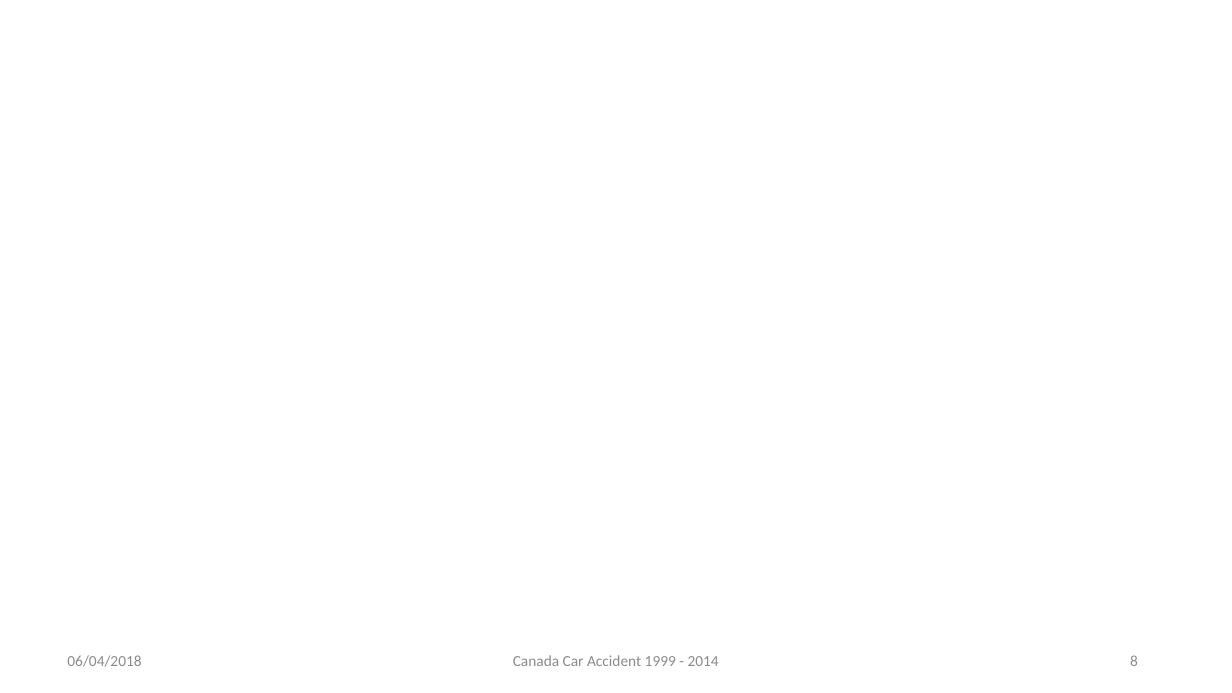
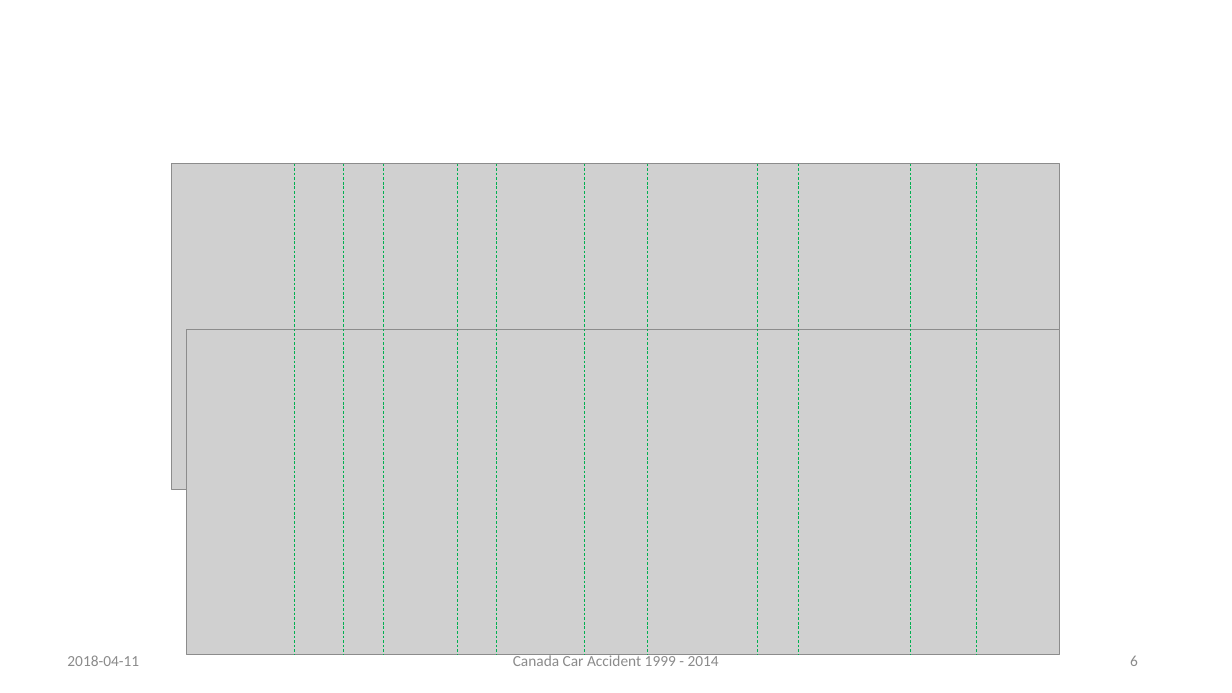
Before and after one commit to rynho/3250-G3, a slide deck: slide 6 of Deliverable/Presentation.pptx (slide 8 before the commit). Drawn at 1232x693 pixels with LibreOffice and Linux fonts; fonts in the diff are those of the drawing; grey boxes stand for pictures; background and template pictures are left out. Boxes give left, top, right and bottom in pixels: in the first picture for what was removed or moved away, otherwise in the second. Text is boxed around its words. In the diff, an @@ line names an element or a change of style, - is before the commit and + after.

```diff
--- a/Deliverable/Presentation.pptx
+++ b/Deliverable/Presentation.pptx
@@ picture added at (172,164,1060,490) @@
@@ group added at (294,164,976,654): 11 lines @@
@@ picture added at (187,329,1060,654) @@
@@ text at (67,655,139,666): text changed @@
-06/04/2018
+2018-04-11
@@ page number at (1130,655,1138,666): text changed @@
-8
+6
```
Also in this commit, not shown: 17 other slides changed, 2 slides added, 2 slides removed.
